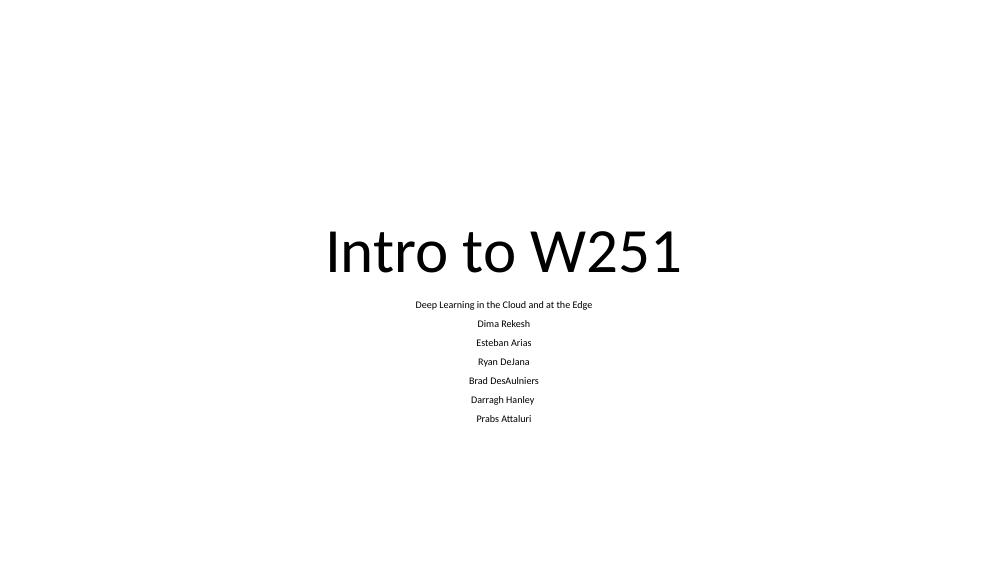
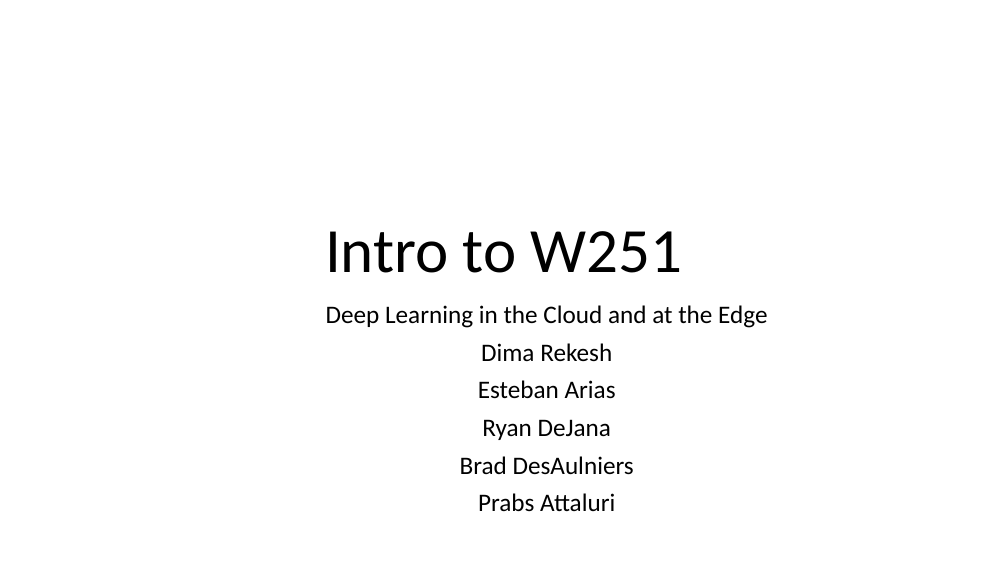
Before and after one commit to MIDS-scaling-up/v3, a slide deck: slide 1 of week01/Lecture_1.pptx. Drawn at 1008x567 pixels with LibreOffice and Linux fonts; fonts in the diff are those of the drawing. Boxes give left, top, right and bottom in pixels: in the first picture for what was removed or moved away, otherwise in the second. Text is boxed around its words. In the diff, an @@ line names an element or a change of style, - is before the commit and + after.

```diff
--- a/week01/Lecture_1.pptx
+++ b/week01/Lecture_1.pptx
@@ subtitle "Deep Learning in the Cloud ..." at (326, 305, 767, 512): size 9.6 to 24 pt; line spacing 0.7 to 0.9 @@
@@ subtitle at (471, 396, 534, 405): paragraph removed @@
-Darragh Hanley
```
Also in this commit, not shown: 4 other slides changed, 5 slides removed.
